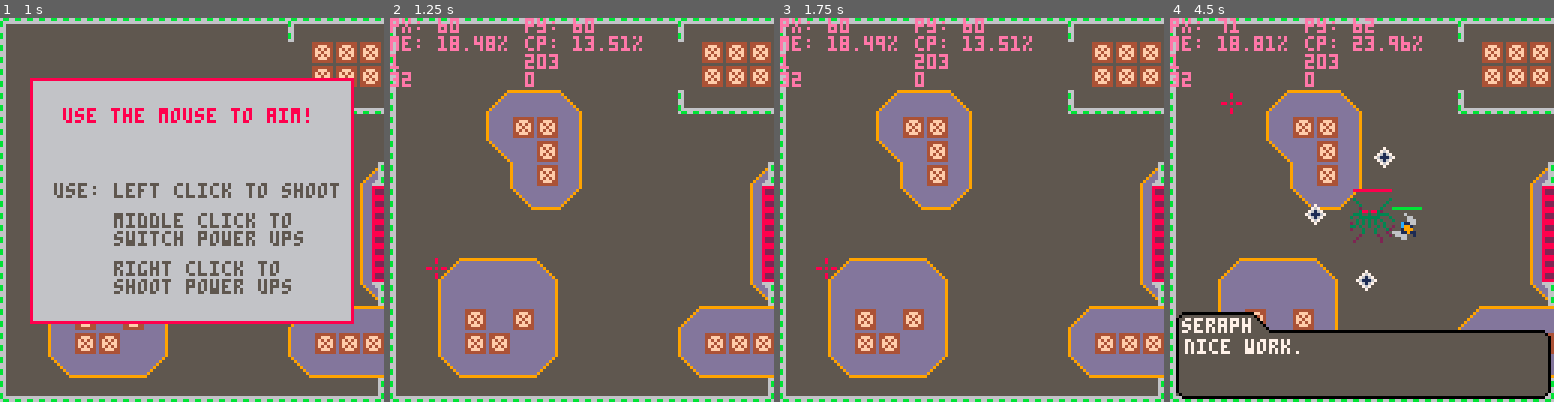
Above: before the commit, frames 1-4 (left to right).
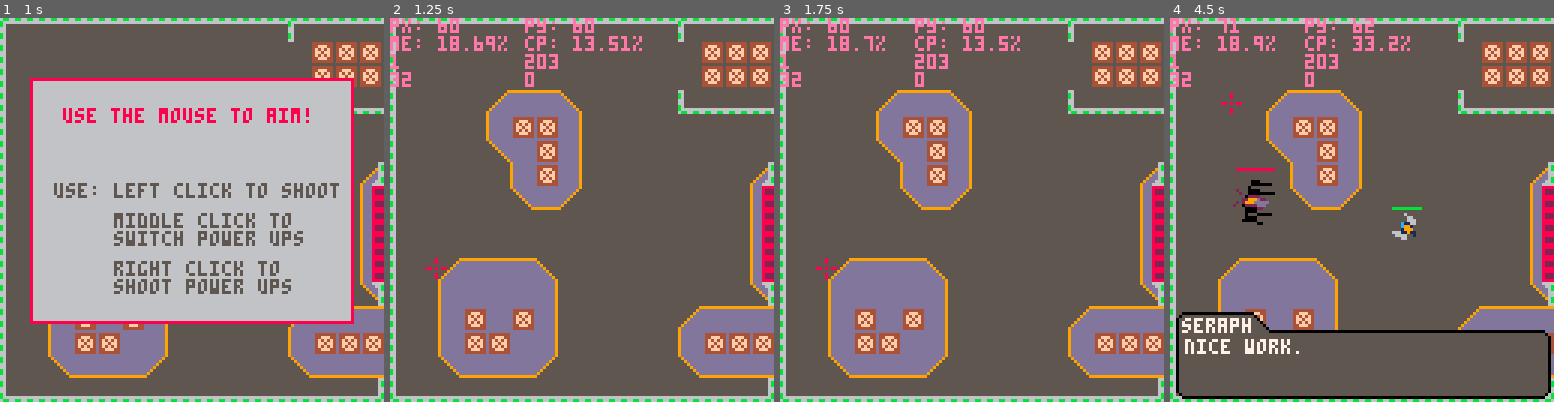
Above: after the commit, the same moments.

Repository: kbrewington/Negation
Game: PICO-8 cartridge negation.p8
Two runs of this game, one before a commit and one after it. Both use one fixed random seed, a clock stepped at 60 frames per second and the inputs below.
Inputs (mouse positions are in pixels of both pictures, inside the frame that each line leads up to):
- Up to frame 1 (1 s): tap X (X key) at 0.33 s; click (280, 121) at 0.67 s; tap O (Z key) at 0.7 s
- Up to frame 2 (1.25 s): tap X (X key) at 1.07 s; click (436, 267) at 1.22 s
- Up to frame 3 (1.75 s): hold Right from 1.6 s (still down); tap O (Z key) at 1.7 s
- Up to frame 4 (4.5 s): click (1277, 114) at 1.77 s; tap X (X key) at 1.85, 2.97, 4.08 s; release Right at 2.1 s; tap O (Z key) every 0.4 s from 2.1 to 4.1 s; hold Up 2.15-2.42 s; click (1342, 259) at 2.32 s; hold Right 2.47-3.03 s; click (1404, 106) at 2.87 s; hold Left 3.08-3.58 s; click (1465, 256) at 3.42 s; hold Down 3.63-3.97 s; click (1231, 102) at 3.97 s; hold Right from 4.02 s (still down)

Frame 1 is identical in both runs. In frame 2, less than 0.1% of the frame differs, in the area x 21-27%, y 4-9%; in frame 3, 0.2%; in frame 4, 1.8%, in the area x 16-66%, y 4-72%.

Commit message:
worked on seraph ai

Diff:
--- a/negation.p8
+++ b/negation.p8
@@ -152,7 +152,8 @@
   seraph.text = "okay that should do...*static*incom-*static* b-*static*..."
   yield()
 
-  init_tele_anim(boss(60, 60, 128, 1, 40))
+  -- 128, 1
+  init_tele_anim(boss(60, 60, 5, 10, 40))
   yield()
 
   kill_all_enemies(true)
@@ -444,6 +445,10 @@
                  add(boss_table, boss(b.x+rnd(10), b.y+rnd(10), b.sprite, 6))
                end
              end
+           elseif b.level == 10 then
+             b.x = player.x+50*sin(p_ang/360)
+             b.y = player.y+50*cos(p_ang/360)
+             if (timers["firerate"] > 0 and flr(time()*50)%b.fire_rate == 0) shoot(b.x, b.y, p_ang, 34, false, true)
            end
            b.draw_healthbar()
           end
@@ -941,6 +946,7 @@
       add(player_bullets, bullet(offx, offy, ang+(i*30), spr, friendly, shotgun))
     end
   elseif boss then
+    if (spr == 2) for i=0xffff,1,2 do add(enemy_bullets, bullet(((x + 5) - 16*sin(a / 360)), ((y + 5) - 16*cos(a / 360)), a, spr, friendly)) end; return
     add(enemy_bullets, bullet(((x + 5) - 16*sin(a / 360)), ((y + 5) - 16*cos(a / 360)), a, spr, friendly))
   else
     add(enemy_bullets, bullet((x - 8*sin(a / 360)), (y - 8*cos(a / 360)), a, spr, friendly))
@@ -1366,7 +1372,8 @@
 
   for b in all(boss_table) do
     if (timers["playerlasthit"] == 0 and ent_collide(player, b)) player_hit(2) --player_health -= 2; sfx(18); timers["playerlasthit"] = 2 -- player_immune_time
-    if (b.level ~= 3) then spr(b.sprite, b.x, b.y, 2, 2)
+    if (b.level ~= 3 and b.level ~= 10) then spr(b.sprite, b.x, b.y, 2, 2)
+    elseif b.level == 10 then spr_r(b.sprite, b.x, b.y, angle_btwn(player.x, player.y, b.x, b.y), 2, 2)
     else sspr(0, 80, 8, 8, b.x, b.y, 16, 16) end
     b.update()
   end
